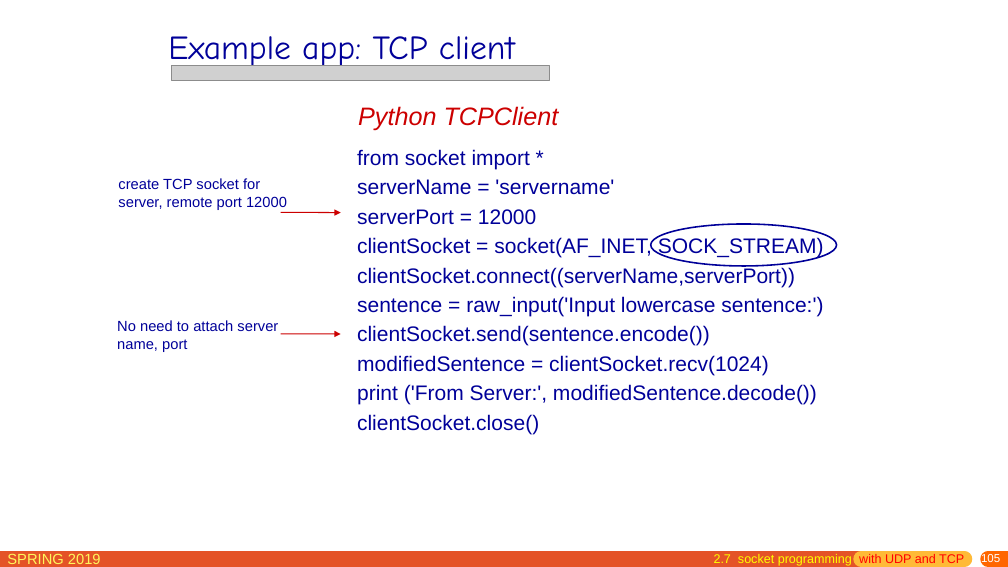
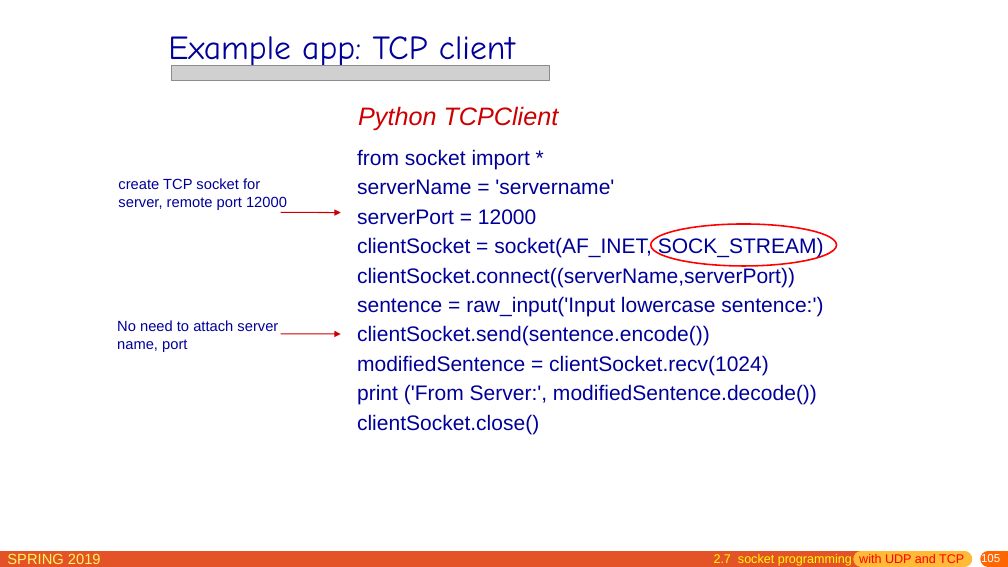
Before and after one commit to jichenghu/PPT_networkDistributed, a slide deck: slide 105 of chapter2.pptx. Drawn at 1008x567 pixels with LibreOffice and Linux fonts; fonts in the diff are those of the drawing; grey boxes stand for pictures. Boxes give left, top, right and bottom in pixels: in the first picture for what was removed or moved away, otherwise in the second. Text is boxed around its words. In the diff, an @@ line names an element or a change of style, - is before the commit and + after.

```diff
--- a/chapter2.pptx
+++ b/chapter2.pptx
@@ ellipse at <box>651,224,837,266</box>: outline #000099 1.5 pt to #FF0000 1.5 pt @@
```
Also in this commit, not shown: 2 other slides changed.
